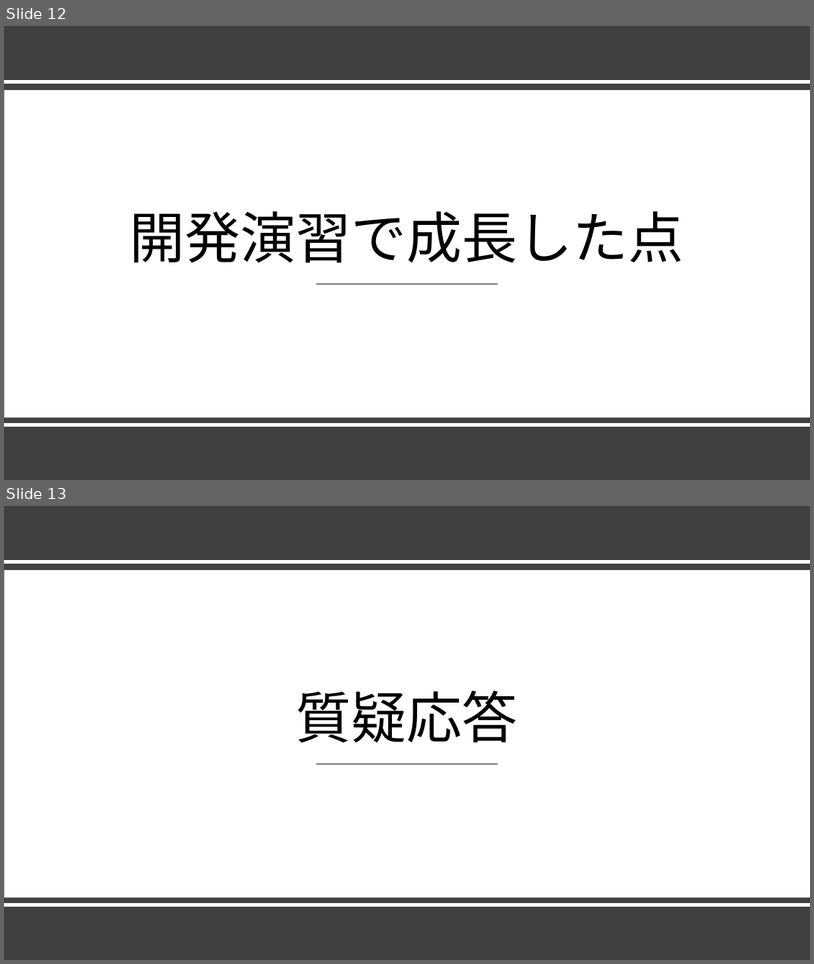
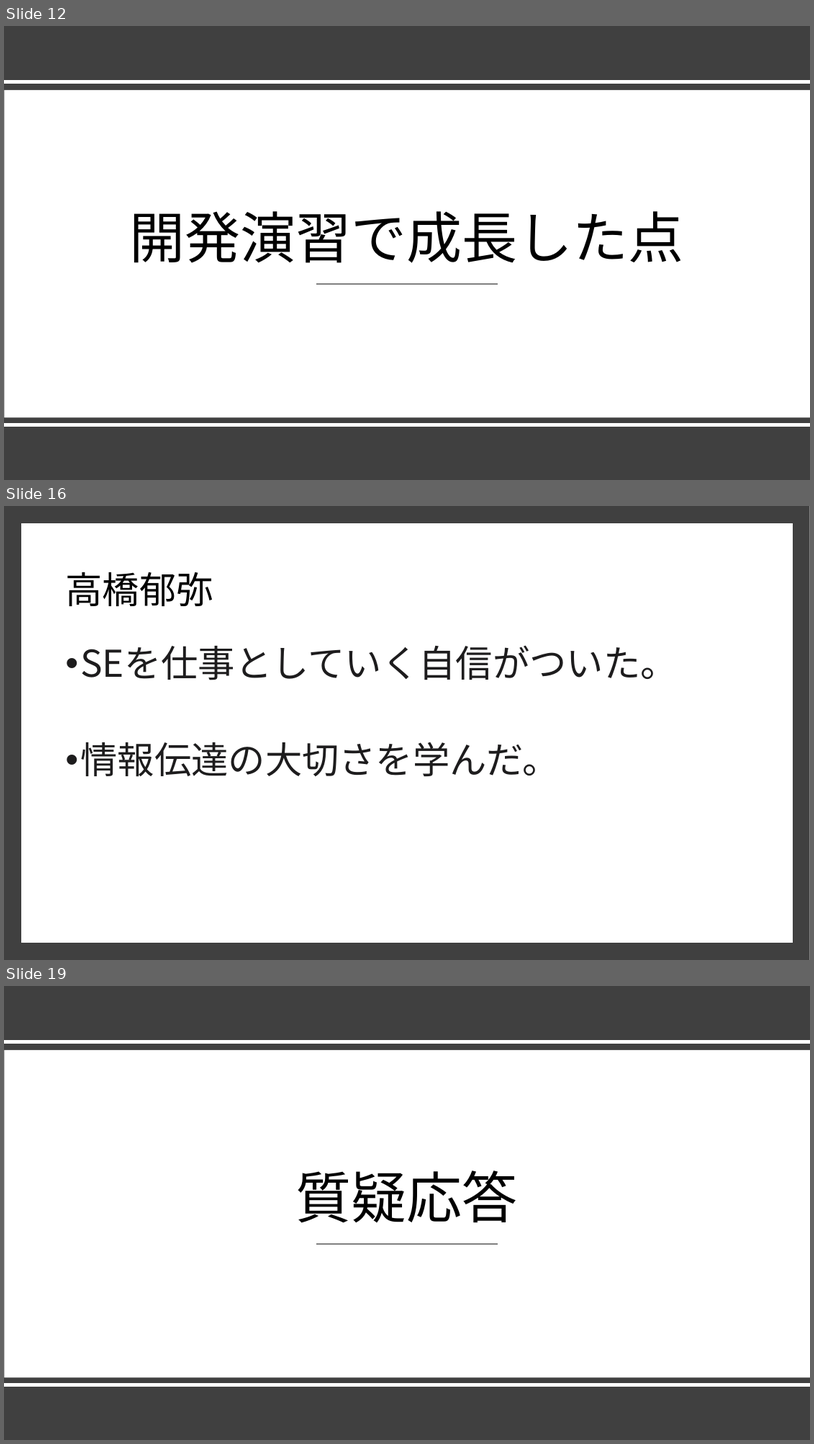
Before and after one commit to dojo2022/E-4, a slide deck: E4_配布資料/研修結果発表パワーポイント.pptx. Shown one above the other, each under a label of ours: slides 12 and 13 before the commit, slides 12, 16 and 19 after it; the slides between them are not shown. The pictures are 814x964 and 814x1444 pixels, drawn with LibreOffice and Linux fonts; fonts in the diff are those of the drawing. Boxes give left, top, right and bottom in pixels: in the first picture for what was removed or moved away, otherwise in the second. Text is boxed around its words. In the diff, an @@ line names an element or a change of style, - is before the commit and + after.

```diff
--- a/E4_配布資料/研修結果発表パワーポイント.pptx
+++ b/E4_配布資料/研修結果発表パワーポイント.pptx
@@ slide 16 added at (x1=4, y1=506, x2=810, y2=960), background #FFFFFF @@
@@ rectangle added at (x1=4, y1=506, x2=810, y2=960), fill #404040 @@
@@ rectangle added at (x1=25, y1=527, x2=790, y2=939), fill #FFFFFF, outline #FFFFFF 10 pt @@
@@ title added at (x1=65, y1=572, x2=213, y2=606), 44 pt, text #000000 @@
+高橋郁弥
@@ text added at (x1=80, y1=645, x2=677, y2=776), 44 pt, text #1D1C1D @@
+• SEを仕事としていく自信がついた。
+• 情報伝達の大切さを学んだ。
@@ what was slide 13 is now slide 19 @@
```
Also in this commit, not shown: 2 slides changed, 5 other slides added.
